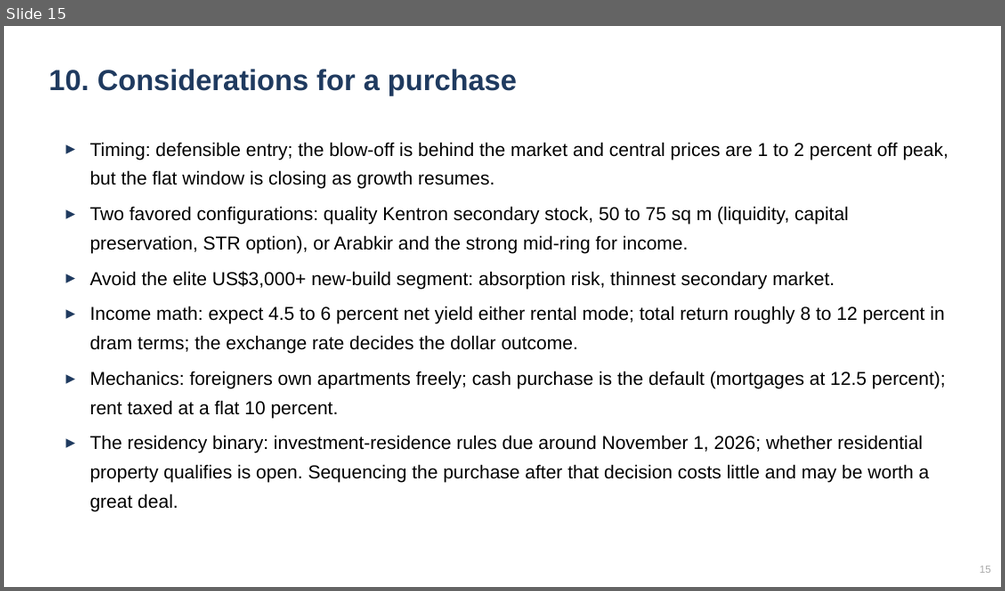
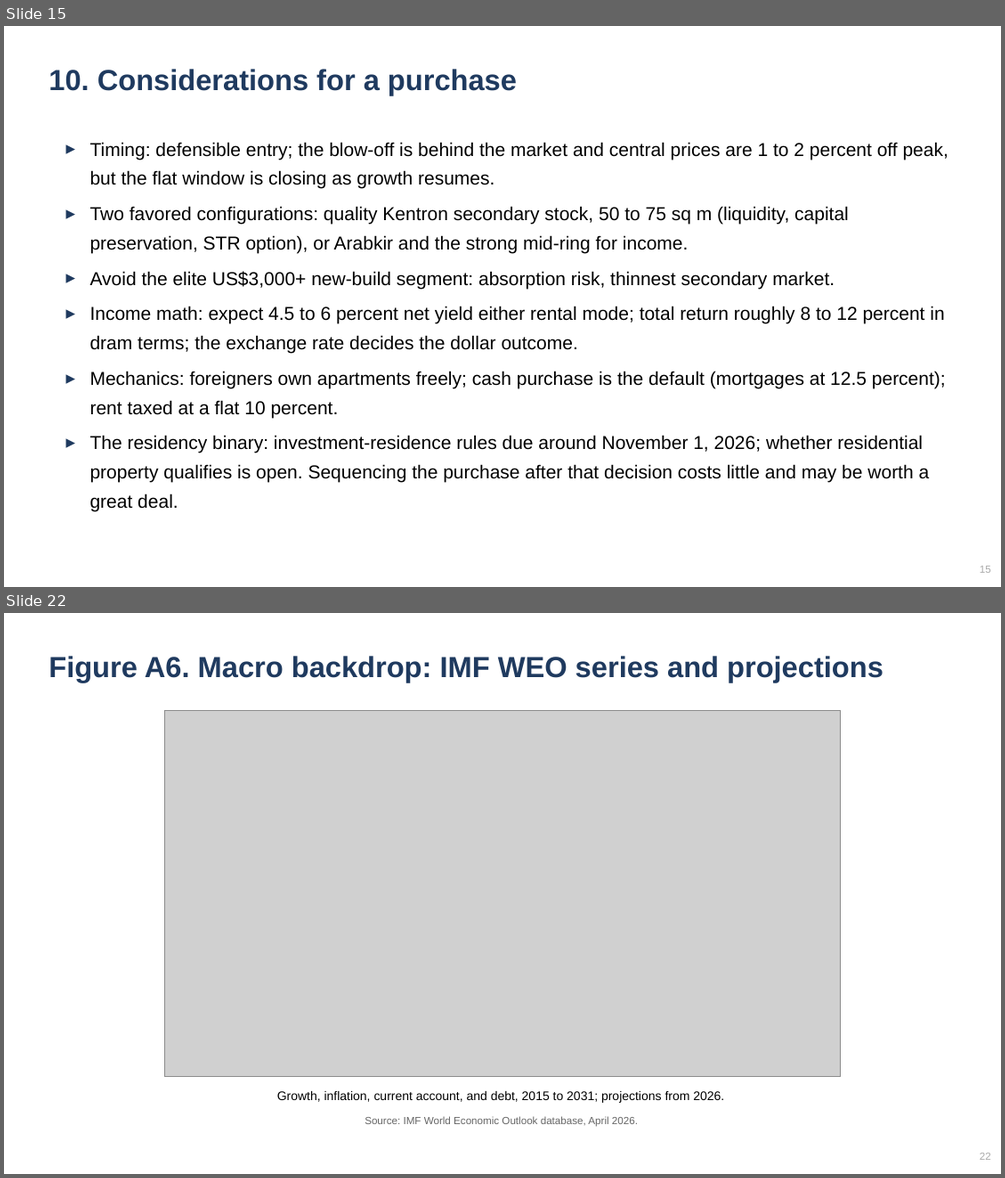
Before and after one commit to rasoolzandvakil-boop/yerevan-housing, a slide deck: Yerevan-Housing-Market-Slides.pptx. Shown one above the other, each under a label of ours: slide 15 before the commit, slides 15 and 22 after it; the slides between them are not shown. The pictures are 1005x591 and 1005x1178 pixels, drawn with LibreOffice and Linux fonts; fonts in the diff are those of the drawing; grey boxes stand for pictures. Boxes give left, top, right and bottom in pixels: in the first picture for what was removed or moved away, otherwise in the second. Text is boxed around its words. In the diff, an @@ line names an element or a change of style, - is before the commit and + after.

```diff
--- a/Yerevan-Housing-Market-Slides.pptx
+++ b/Yerevan-Housing-Market-Slides.pptx
@@ slide 22 added at <box>4,613,1001,1174</box>, background #FFFFFF @@
@@ text added at <box>48,656,883,682</box>, 28 pt, text #1F3A5F, bold @@
+Figure A6. Macro backdrop: IMF WEO series and projections
@@ picture added at <box>164,710,841,1077</box> @@
@@ text added at <box>277,1091,724,1103</box>, 12 pt, text #000000 @@
+Growth, inflation, current account, and debt, 2015 to 2031; projections from 2026.
@@ text added at <box>364,1116,638,1126</box>, 10 pt, text #666666 @@
+Source: IMF World Economic Outlook database, April 2026.
@@ text added at <box>979,1152,991,1159</box>, 10 pt, text #AAAAAA @@
+22
```
Also in this commit, not shown: 6 other slides added, 1 other file.
